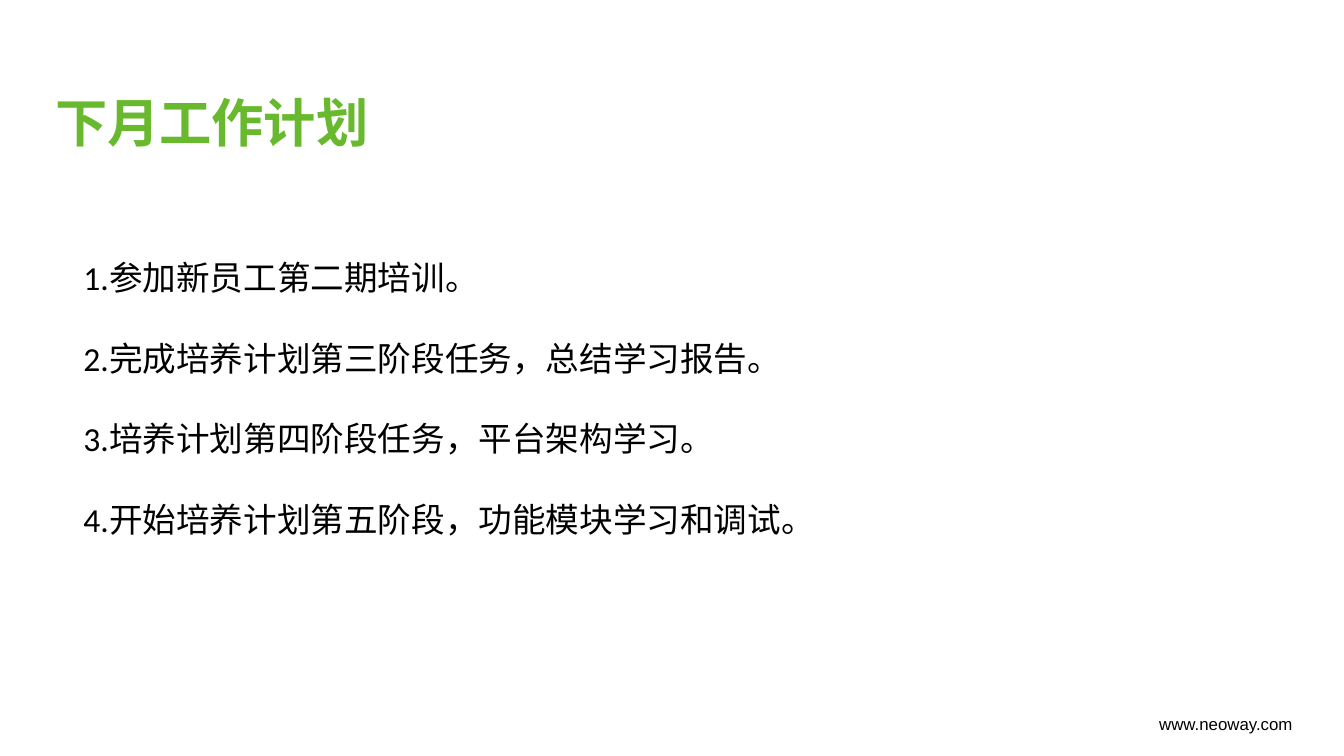
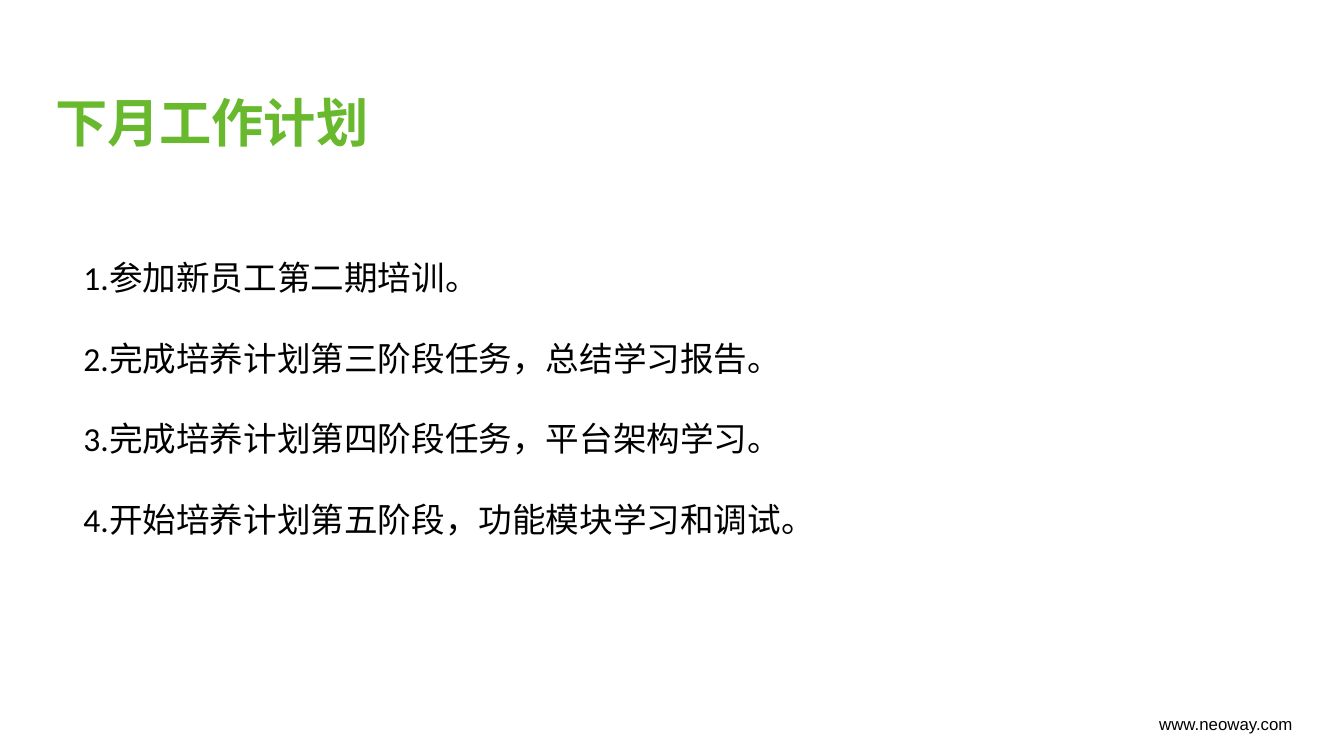
Before and after one commit to leymjaxt/-, a slide deck: slide 7 of 201908_李宣廷/新员工8月月汇报_李宣廷.pptx (slide 6 before the commit). Drawn at 1344x756 pixels with LibreOffice and Linux fonts; fonts in the diff are those of the drawing. Boxes give left, top, right and bottom in pixels: in the first picture for what was removed or moved away, otherwise in the second. Text is boxed around its words. In the diff, an @@ line names an element or a change of style, - is before the commit and + after.

```diff
--- a/201908_李宣廷/新员工8月月汇报_李宣廷.pptx
+++ b/201908_李宣廷/新员工8月月汇报_李宣廷.pptx
@@ text at [83, 424, 781, 455]: text changed @@
-3.培养计划第四阶段任务，平台架构学习。
+3.完成培养计划第四阶段任务，平台架构学习。
```
Also in this commit, not shown: 1 other slide changed, 1 slide added, 16 other files.
